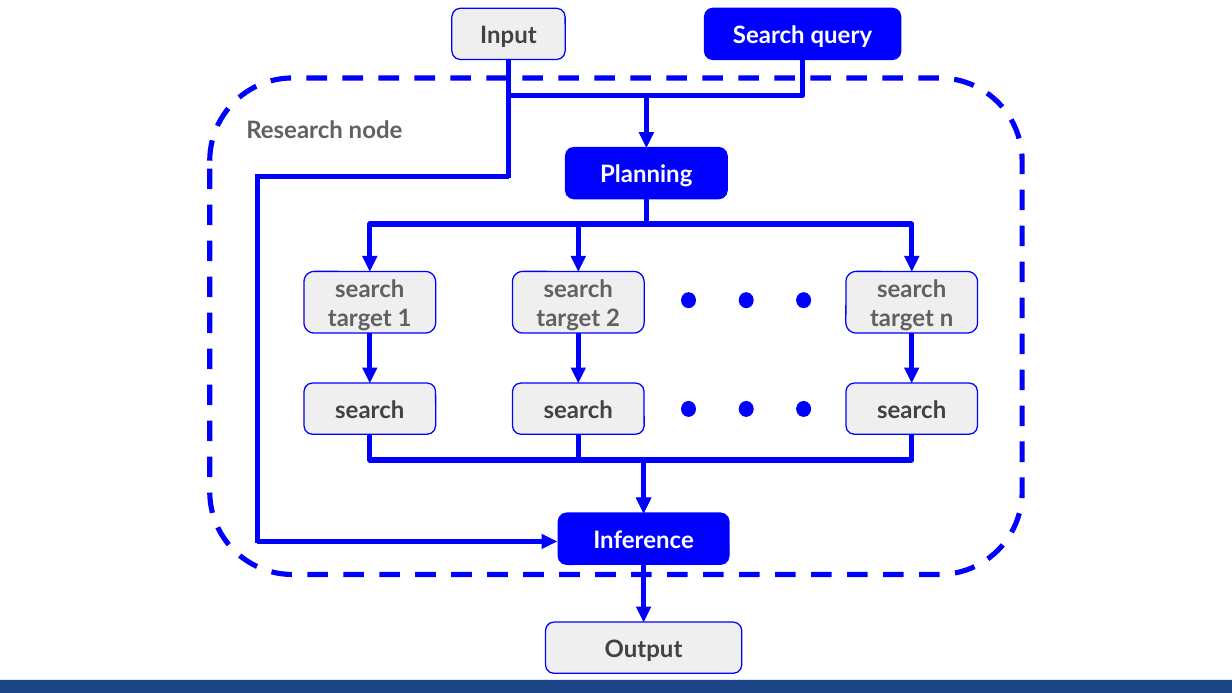
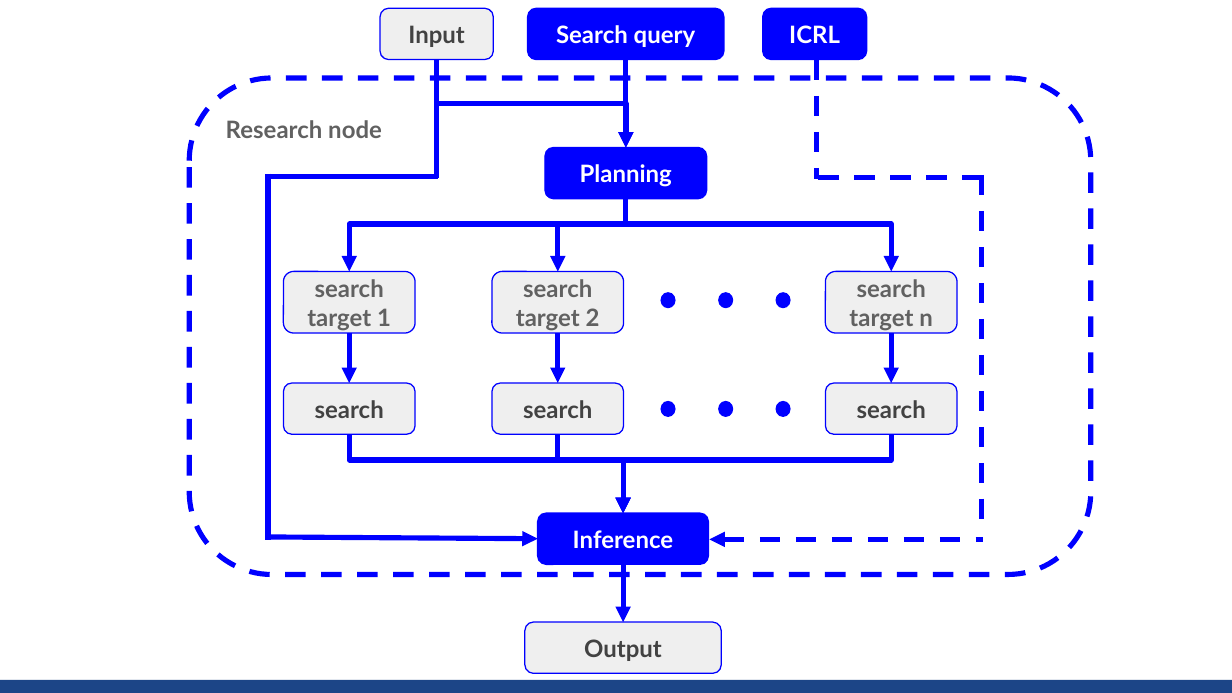
Before and after one commit to sekihan02/code_sundbox, a slide deck: slide 7 of search_small_agent.pptx. Drawn at 1232x693 pixels with LibreOffice and Linux fonts; fonts in the diff are those of the drawing. Boxes give left, top, right and bottom in pixels: in the first picture for what was removed or moved away, otherwise in the second. Text is boxed around its words. In the diff, an @@ line names an element or a change of style, - is before the commit and + after.

```diff
--- a/search_small_agent.pptx
+++ b/search_small_agent.pptx
@@ rounded rectangle "Input": place and size @@
-rounded rectangle "Input" at (452,9,565,60)
+rounded rectangle "Input" at (379,9,493,60)
@@ rounded rectangle "Search query": place and size @@
-rounded rectangle "Search query" at (705,9,901,60)
+rounded rectangle "Search query" at (527,9,723,60)
@@ rounded rectangle added at (763,9,866,60), fill #0000FF, outline #0000FF 0.75 pt, 14 pt, text #FFFFFF, bold @@
+ICRL
@@ line moved from (509, 59) - (509, 179) to (436, 59) - (436, 179) @@
@@ elbow arrow moved from (803, 59) - (647, 148) to (436, 59) - (626, 148) @@
@@ elbow arrow moved from (509, 59) - (647, 148) to (626, 59) - (626, 148) @@
@@ rounded rectangle "Research node": place and size @@
-rounded rectangle "Research node" at (209,78,1021,574)
+rounded rectangle "Research node" at (190,78,1092,574)
@@ line moved from (257, 174) - (257, 543) to (269, 174) - (269, 540) @@
@@ line moved from (260, 176) - (509, 176) to (269, 176) - (437, 176) @@
@@ group added at (710,60,983,540): 3 lines, 1 arrow @@
@@ elbow arrow moved from (647, 198) - (578, 271) to (626, 198) - (350, 271) @@
@@ elbow arrow moved from (647, 198) - (912, 271) to (626, 198) - (558, 271) @@
@@ elbow arrow moved from (370, 435) - (643, 513) to (626, 198) - (891, 271) @@
@@ ellipse: place and size @@
-ellipse at (797,293,811,308)
+ellipse at (718,293,732,308)
@@ ellipse: place and size @@
-ellipse at (739,402,753,416)
+ellipse at (776,293,790,308)
@@ arrow moved from (912, 333) - (912, 383) to (558, 333) - (558, 383) @@
@@ arrow moved from (578, 333) - (578, 383) to (891, 333) - (891, 383) @@
@@ rounded rectangle "search": place and size @@
-rounded rectangle "search" at (513,383,644,435)
+rounded rectangle "search" at (283,383,415,435)
@@ rounded rectangle "search": place and size @@
-rounded rectangle "search" at (846,383,978,435)
+rounded rectangle "search" at (492,383,623,435)
@@ rounded rectangle "search": place and size @@
-rounded rectangle "search" at (304,383,436,435)
+rounded rectangle "search" at (825,383,957,435)
@@ ellipse: place and size @@
-ellipse at (797,402,811,416)
+ellipse at (718,402,732,416)
@@ ellipse: place and size @@
-ellipse at (739,293,753,308)
+ellipse at (776,402,790,416)
@@ elbow arrow moved from (647, 198) - (370, 271) to (349, 435) - (623, 513) @@
@@ 6 rounded rectangles, 2 ellipses, 2 elbow arrows, 2 arrows: place and size @@
-6 rounded rectangles, 2 ellipses, 2 elbow arrows, 2 arrows at (304,148,978,674)
+6 rounded rectangles, 2 ellipses, 2 elbow arrows, 2 arrows at (283,148,957,674)
@@ arrow moved from (256, 542) - (557, 542) to (271, 537) - (537, 538) @@
```
Also in this commit, not shown: 2 other slides changed.
